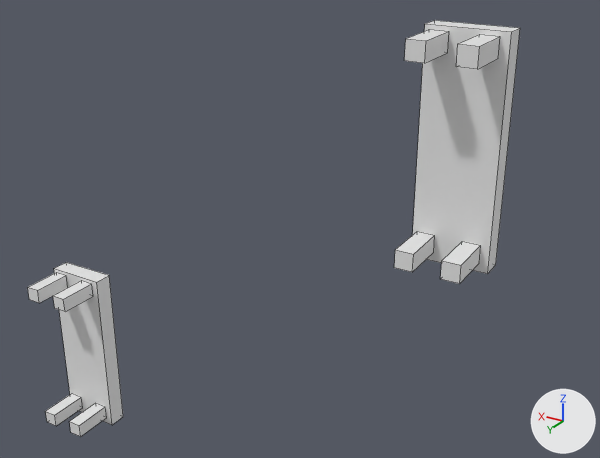
Two versions of the OBJ model landstalker/data/proxies/table_623.obj, one commit apart.
Camera for both pictures: a 50 mm lens placed at (353.1, 140.3, 634.8), pointed at (448.3, -18.3, 555.5). Every picture has the same lights, and +X, +Y and +Z are marked at lower right. The older version comes first. Mesh edges are drawn as thin lines. Where no turn or scale is listed for an object, it has been applied to the vertices.

The first picture shows 'table_623'.
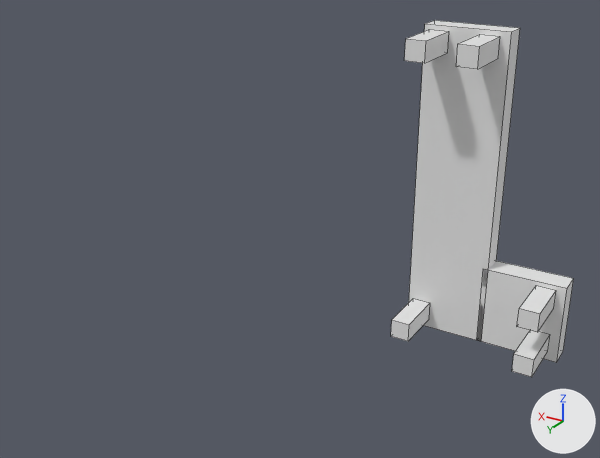
Location of each change, (x1, y1, x2, y2) in pixels of the pictures (600 x 458 px; the box of a moved part takes in the faces that stretch with it):
'table_623', reshaped (63% narrower, 14% shorter)
    before: (28, 20, 520, 437)
    after: (391, 20, 574, 377)
part 1 of me_table_623, added
    after: (477, 261, 574, 362)
part 2 of me_table_623, moved or reshaped
    before: (394, 231, 435, 272)
    after: (391, 298, 430, 341)
part 3 of me_table_623, moved or reshaped
    before: (441, 241, 481, 284)
    after: (512, 330, 550, 377)
part 4 of me_table_623, moved or reshaped
    before: (53, 280, 93, 312)
    after: (517, 285, 556, 332)
part 5 of me_table_623, deleted
    before: (28, 272, 68, 303)
part 6 of me_table_623, deleted
    before: (54, 262, 123, 425)
part 7 of me_table_623, deleted
    before: (70, 403, 107, 437)
part 8 of me_table_623, deleted
    before: (46, 393, 83, 426)
part 9 of me_table_623, moved or reshaped
    before: (413, 24, 520, 274)
    after: (409, 24, 520, 340)

The edits, one by one:
me_table_623 is used by ob_table_623; location (0.0, 0.0, 0.0).
Verts and faces of me_table_623; kept vertices keep their numbers, new ones are numbered from 80.
Before the commit, vertices of me_table_623: 0 (399.0, -11.0, 559.0) at pixel (487, 273), 1 (416.0, -11.0, 559.0), 4 (399.0, -16.0, 559.0) at pixel (495, 264), 5 (416.0, -16.0, 559.0).
me_table_623 had 80 vertices, 60 faces and spanned x 399.0..528.0, y -16.0..0.0, z 479.0..608.0.
me_table_623 now has 56 vertices, 42 faces and spans x 383.0..416.0, y -16.0..0.0, z 543.0..608.0.
me_table_623 part 1: a new loose piece, a box spanning x 383.0..400.0, y -16.0..-11.0, z 543.0..560.0.
me_table_623 part 2: the loose piece of 8 vertices spanning x 411.0..415.0, y -11.0..0.0, z 561.0..565.0 is moved by (0.0, 0.0, -16.0).
me_table_623 part 3: the loose piece of 8 vertices spanning x 401.0..405.0, y -11.0..0.0, z 561.0..565.0 is moved by (-16.0, 0.0, -16.0).
me_table_623 part 4: the loose piece of 8 vertices spanning x 513.0..517.0, y -11.0..0.0, z 523.0..527.0 is moved by (-128.0, 0.0, 32.0).
me_table_623 part 5: the loose piece of 8 vertices spanning x 523.0..527.0, y -11.0..0.0, z 523.0..527.0 is deleted.
me_table_623 part 6: the loose piece of 8 vertices spanning x 511.0..528.0, y -16.0..-11.0, z 479.0..528.0 is deleted.
me_table_623 part 7: the loose piece of 8 vertices spanning x 513.0..517.0, y -11.0..0.0, z 481.0..485.0 is deleted.
me_table_623 part 8: the loose piece of 8 vertices spanning x 523.0..527.0, y -11.0..0.0, z 481.0..485.0 is deleted.
Part 9, on me_table_623:
Vertices 0, 1, 4, 5 move by (0.0, 0.0, -16.0).
